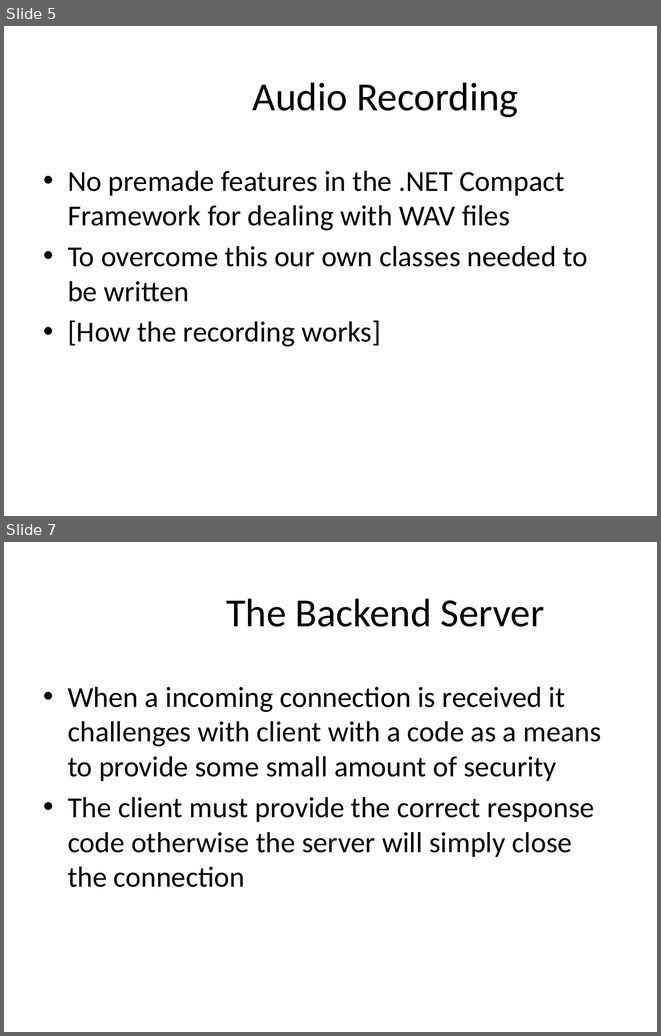
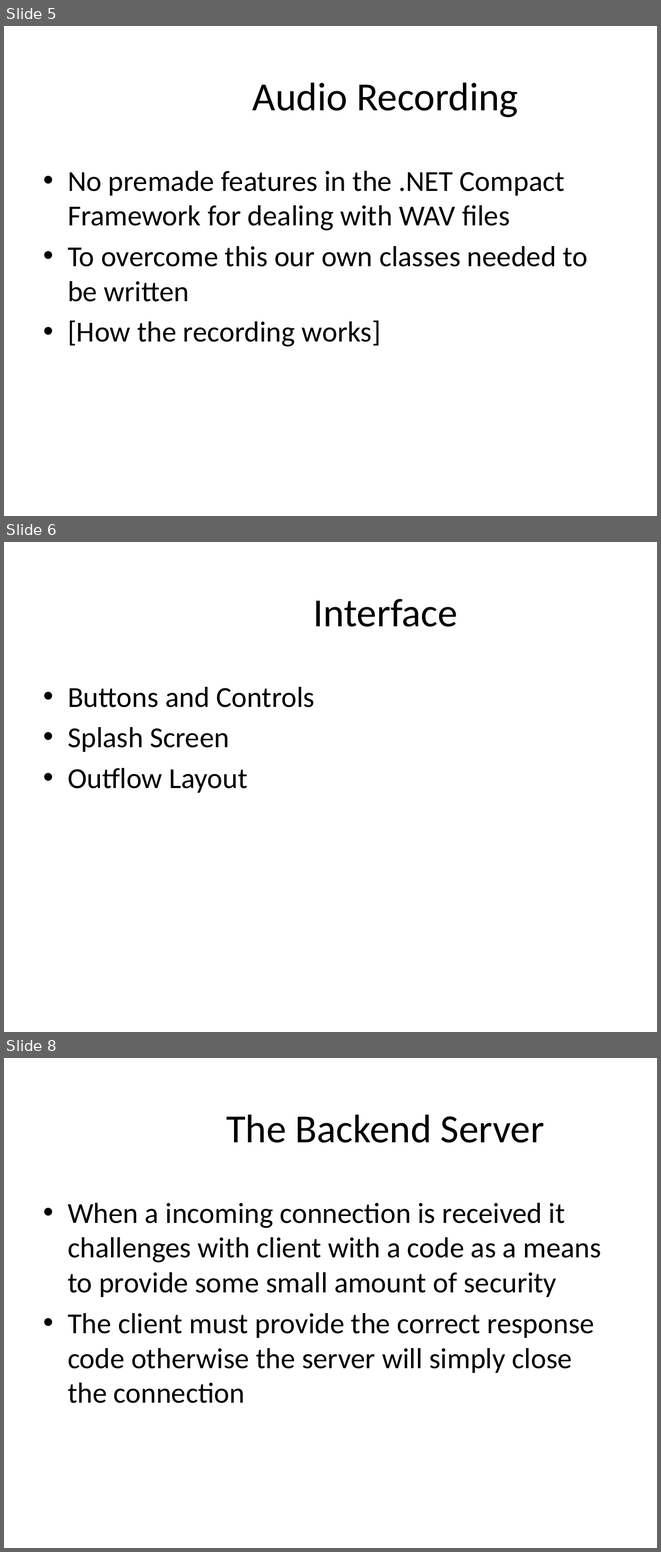
Before and after one commit to master20151121/mmoments, a slide deck: Mobile Musical Moments.pptx. Shown one above the other, each under a label of ours: slides 5 and 7 before the commit, slides 5, 6 and 8 after it; the slides between them are not shown. The pictures are 661x1036 and 661x1552 pixels, drawn with LibreOffice and Linux fonts; fonts in the diff are those of the drawing; background and template pictures are left out. Boxes give left, top, right and bottom in pixels: in the first picture for what was removed or moved away, otherwise in the second. Text is boxed around its words. In the diff, an @@ line names an element or a change of style, - is before the commit and + after.

Commit message:
Modified the interface

```diff
--- a/Mobile Musical Moments.pptx
+++ b/Mobile Musical Moments.pptx
@@ slide 6 added at [4,542,657,1032], background #FFFFFF @@
@@ title added at [313,599,458,627], 44 pt, text #000000 @@
+Interface
@@ text added at [68,687,315,793], 32 pt, text #000000 @@
+• Buttons and Controls
+• Splash Screen
+• Outflow Layout
@@ what was slide 7 is now slide 8 @@
```
Also in this commit, not shown: 1 slide changed, 26 other files.
